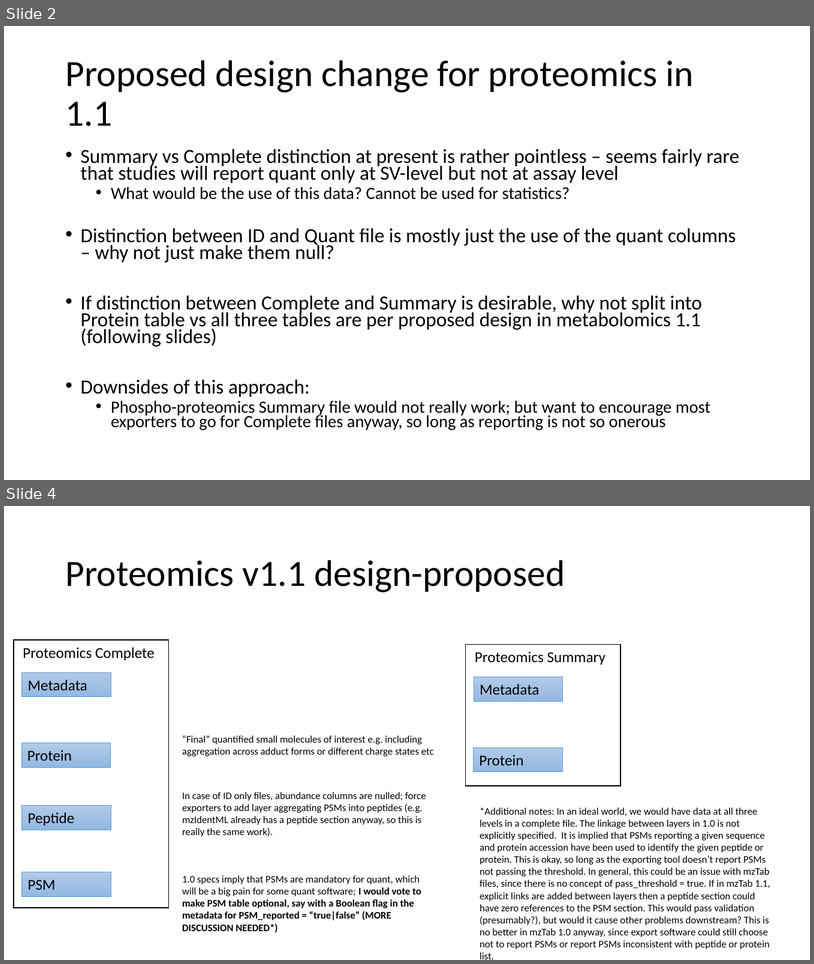
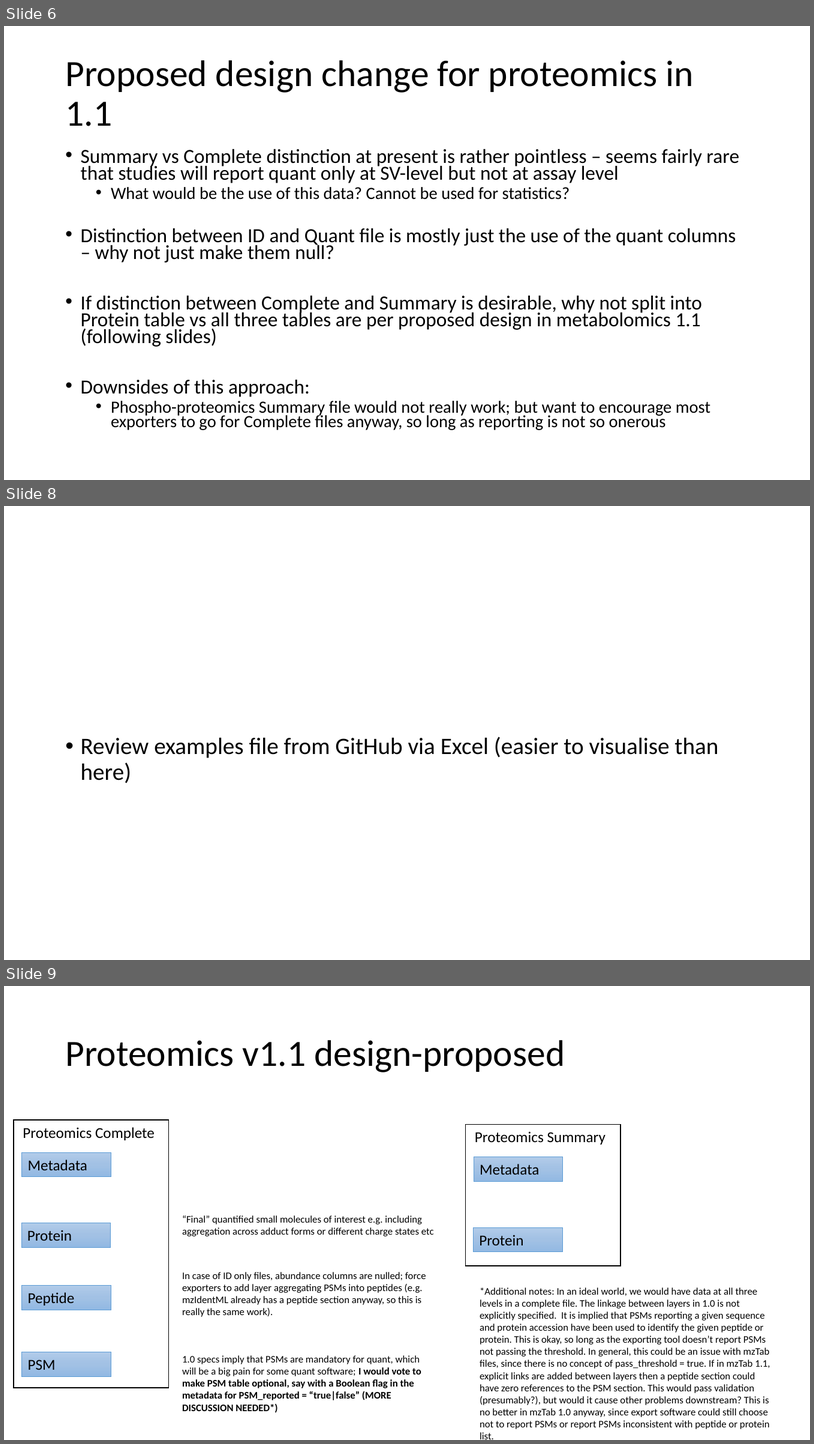
Before and after one commit to HUPO-PSI/mzTab, a slide deck: specification_document/1_1_draft_specs/Version11_design_considerations.pptx. Shown one above the other, each under a label of ours: slides 2 and 4 before the commit, slides 6, 8 and 9 after it; the slides between them are not shown. The pictures are 814x964 and 814x1444 pixels, drawn with LibreOffice and Linux fonts; fonts in the diff are those of the drawing. Boxes give left, top, right and bottom in pixels: in the first picture for what was removed or moved away, otherwise in the second. Text is boxed around its words. In the diff, an @@ line names an element or a change of style, - is before the commit and + after.

```diff
--- a/specification_document/1_1_draft_specs/Version11_design_considerations.pptx
+++ b/specification_document/1_1_draft_specs/Version11_design_considerations.pptx
@@ slide 8 added at (4,506,810,960), background #FFFFFF @@
@@ text added at (81,736,719,783), 28 pt, text #000000 @@
+• Review examples file from GitHub via Excel (easier to visualise than here)
@@ what was slide 2 is now slide 6 @@
@@ what was slide 4 is now slide 9 @@
```
Also in this commit, not shown: 4 slides changed, 5 other slides added.
